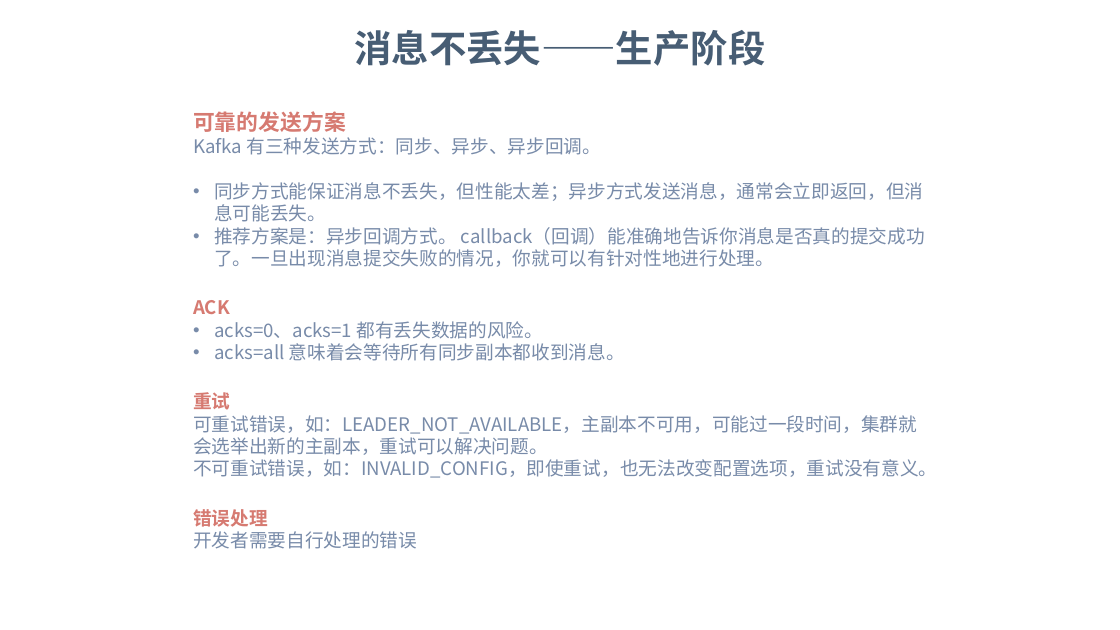
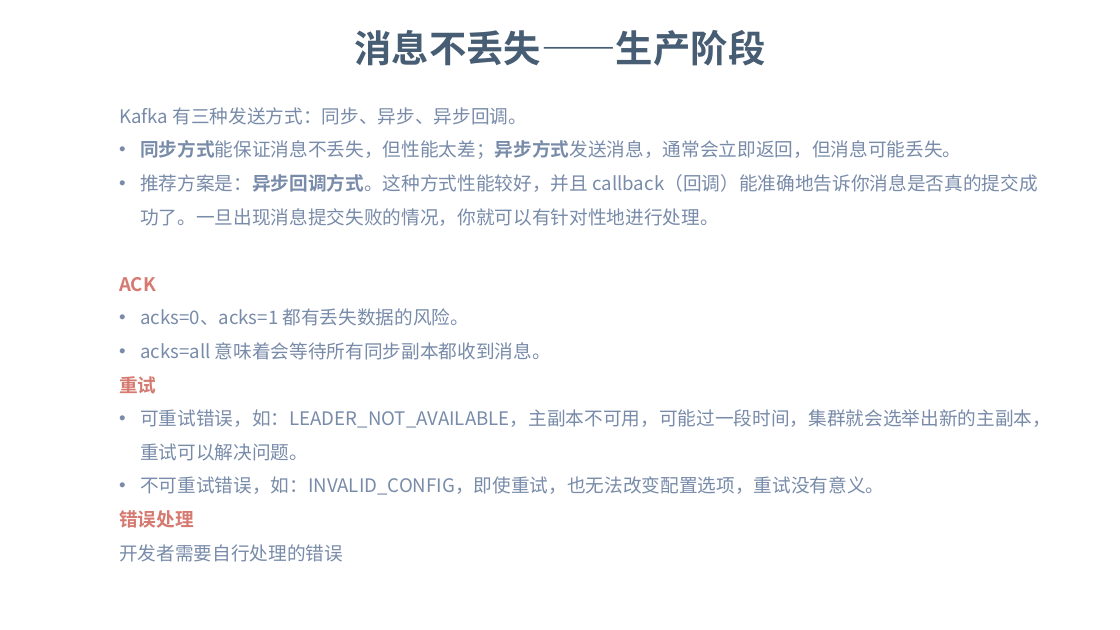
Before and after one commit to dunwu/bigdata-tutorial, a slide deck: slide 33 of assets/kafka/kafka.pptx (slide 32 before the commit). Drawn at 1120x630 pixels with LibreOffice and Linux fonts; fonts in the diff are those of the drawing; background and template pictures are left out. Boxes give left, top, right and bottom in pixels: in the first picture for what was removed or moved away, otherwise in the second. Text is boxed around its words. In the diff, an @@ line names an element or a change of style, - is before the commit and + after.

Commit message:
docs(消息队列): 更新消息队列文档

```diff
--- a/assets/kafka/kafka.pptx
+++ b/assets/kafka/kafka.pptx
@@ text "Kafka 有三种发送方式：同步、异步、异步回调。": place and size @@
-text "Kafka 有三种发送方式：同步、异步、异步回调。" at <box>193,111,937,549</box>
+text "Kafka 有三种发送方式：同步、异步、异步回调。" at <box>119,107,1051,562</box>
@@ text at <box>119,107,1051,562</box>: bold on in "同步方式能保证消息不丢失，但性能太差；异步方式发送消息，通常会立即返回，但消息可能丢失。"; line spacing 1 to 1.5; line spacing 1.2 to 1.5; bullet none to • @@
@@ text at <box>193,111,346,132</box>: paragraph removed @@
-可靠的发送方案
@@ text at <box>140,174,1037,226</box>: text changed @@
-• 推荐方案是：异步回调方式。 callback（回调）能准确地告诉你消息是否真的提交成功了。一旦出现消息提交失败的情况，你就可以有针对性地进行处理。
+• 推荐方案是：异步回调方式。这种方式性能较好，并且 callback（回调）能准确地告诉你消息是否真的提交成功了。一旦出现消息提交失败的情况，你就可以有针对性地进行处理。
```
Also in this commit, not shown: 15 other slides changed, 7 slides added, 7 slides removed, 5 other files.
